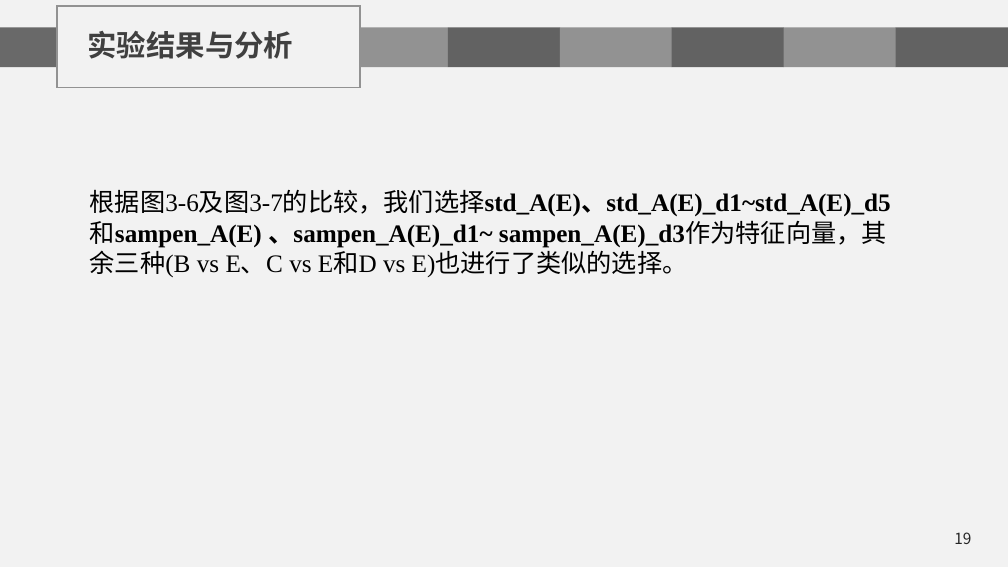
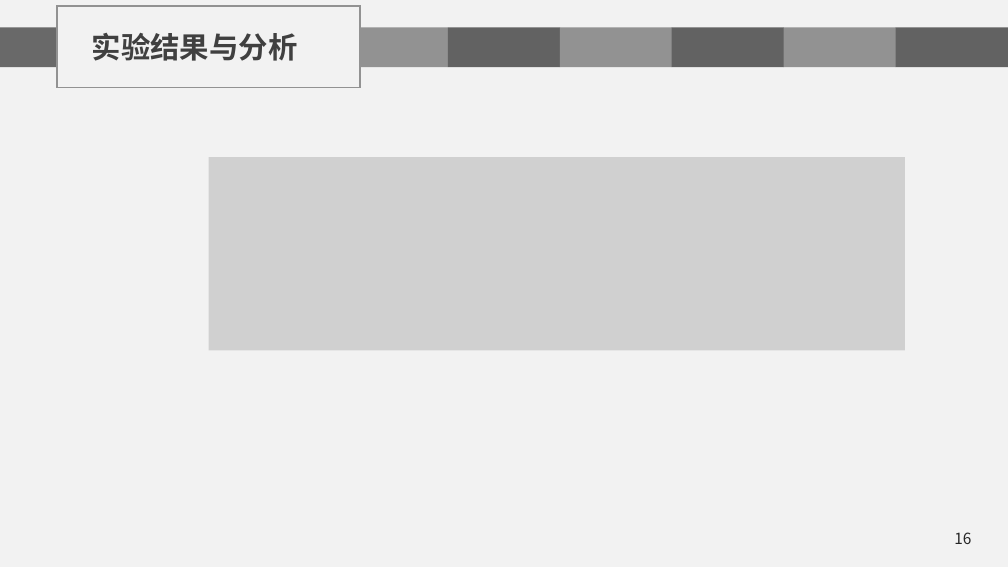
Before and after one commit to chenshuaihua/Graduate, a slide deck: slide 16 of 毕设文件/陈帅华-2016014016-自实1601-中期答辩.pptx (slide 19 before the commit). Drawn at 1008x567 pixels with LibreOffice and Linux fonts; fonts in the diff are those of the drawing; grey boxes stand for pictures; background and template pictures are left out. Boxes give left, top, right and bottom in pixels: in the first picture for what was removed or moved away, otherwise in the second. Text is boxed around its words. In the diff, an @@ line names an element or a change of style, - is before the commit and + after.

```diff
--- a/毕设文件/陈帅华-2016014016-自实1601-中期答辩.pptx
+++ b/毕设文件/陈帅华-2016014016-自实1601-中期答辩.pptx
@@ text "实验结果与分析": place and size @@
-text "实验结果与分析" at box(87, 31, 293, 59)
+text "实验结果与分析" at box(92, 33, 298, 61)
@@ picture added at box(209, 157, 905, 351) @@
@@ text removed at box(90, 190, 891, 277) @@
-根据图3-6及图3-7的比较，我们选择std_A(E)、std_A(E)_d1~std_A(E)_d5和sampen_A(E) 、sampen_A(E)_d1~ sampen_A(E)_d3作为特征向量，其余三种(B vs E、C vs E和D vs E)也进行了类似的选择。
@@ page number at box(954, 532, 971, 544): text changed @@
-19
+16
```
Also in this commit, not shown: 24 other slides changed, 2 slides added, 24 slides removed, 1 other file.
